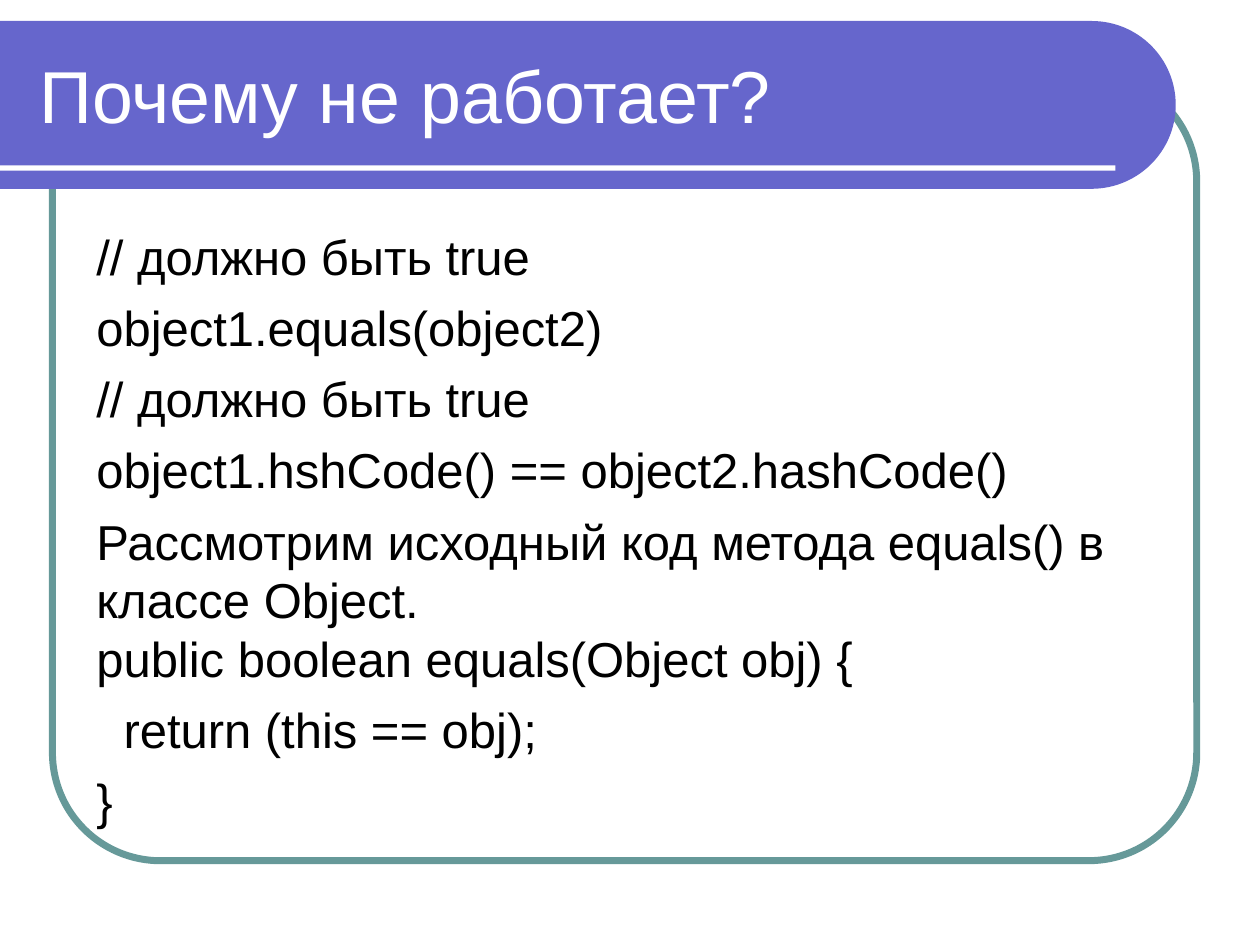
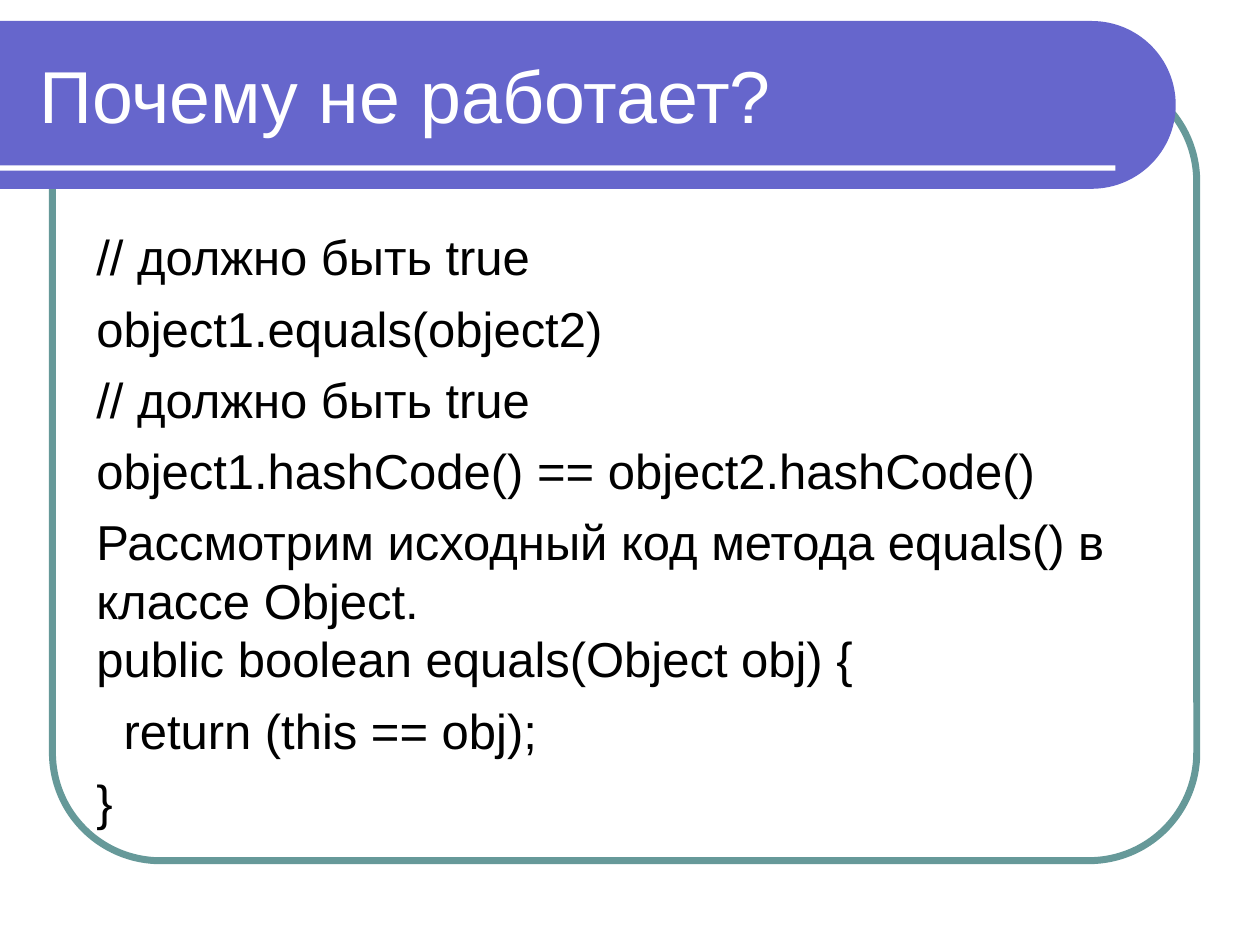
Before and after one commit to maxchv/JavaLessons, a slide deck: slide 12 of Lesson10/Modul 9 chast 4 Karty.ppt. Drawn at 1260x945 pixels with LibreOffice and Linux fonts; fonts in the diff are those of the drawing. Boxes give left, top, right and bottom in pixels: in the first picture for what was removed or moved away, otherwise in the second. Text is boxed around its words. In the diff, an @@ line names an element or a change of style, - is before the commit and + after.

```diff
--- a/Lesson10/Modul 9 chast 4 Karty.ppt
+++ b/Lesson10/Modul 9 chast 4 Karty.ppt
@@ text at box(96, 453, 1035, 499): text changed @@
-object1.hshCode() == object2.hashCode()
+object1.hashCode() == object2.hashCode()
```
Also in this commit, not shown: 2 other slides changed, 16 other files.
